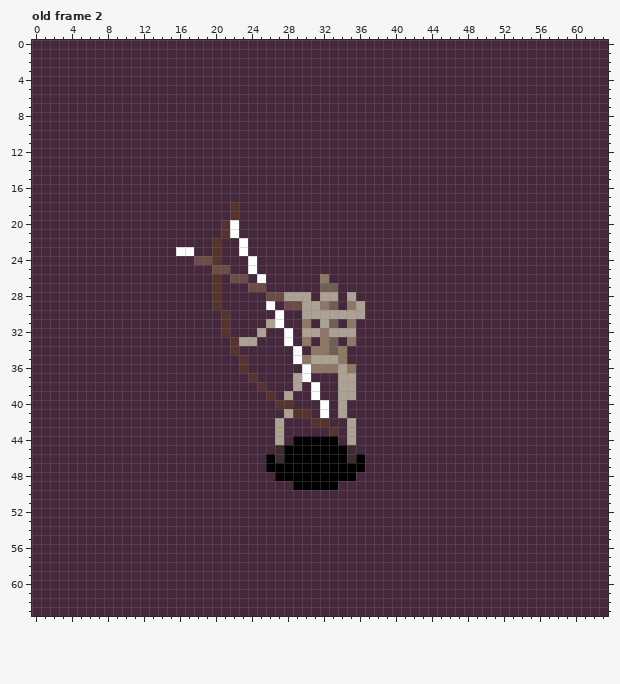
Two states of a pixel-art file, assets/aseprite/skeleton/skeleton_ranged_bow_attack.ase. This is how it looked before the edit.
64x64 pixels, 3 frames. Shown: old frame 2.
The result:
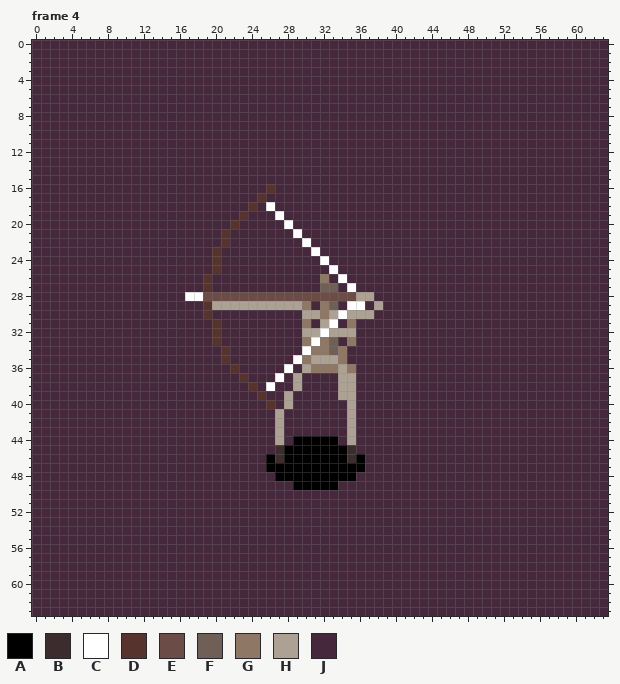
Palette (. is transparent): A #000000  B #3d2c2e  C #ffffff  D #56342d  E #6c4c46  F #705f57  G #8f7765  H #ada194  J #45283c
A new or re-ordered frame is compared with the old frame closest to it.
Commit message: Skeleton bow attack animation - body frames almost done
Changes in this commit:
frames 3 -> 4
--- frame 4 is new; against old frame 2
@@ x 14..40 @@
 15 JJJJJJJJJJJJJJJJJJJJJJJJJJJ
-16 JJJJJJJJJJJJJJJJJJJJJJJJJJJ
-17 JJJJJJJJJJJJJJJJJJJJJJJJJJJ
-18 JJJJJJJJDJJJJJJJJJJJJJJJJJJ
-19 JJJJJJJJDJJJJJJJJJJJJJJJJJJ
-20 JJJJJJJDCJJJJJJJJJJJJJJJJJJ
-21 JJJJJJJDCJJJJJJJJJJJJJJJJJJ
-22 JJJJJJDJJCJJJJJJJJJJJJJJJJJ
-23 JJCCJJDJJCJJJJJJJJJJJJJJJJJ
-24 JJJJEEDJJJCJJJJJJJJJJJJJJJJ
-25 JJJJJJEEJJCJJJJJJJJJJJJJJJJ
-26 JJJJJJDJEEJCJJJJJJGJJJJJJJJ
-27 JJJJJJDJJJEEJJJJJJFFJJJJJJJ
-28 JJJJJJDJJJJJEEHHHJHHJHJJJJJ
-29 JJJJJJDJJJJJCJEEHHGFJGHJJJJ
-30 JJJJJJJDJJJJJCJJHHHHHHHJJJJ
-31 JJJJJJJDJJJJHCJJGJHFJGJJJJJ
-32 JJJJJJJDJJJHJJCJHHGHHHJJJJJ
-33 JJJJJJJJDHHJJJCJGJGFJGJJJJJ
-34 JJJJJJJJDJJJJJJCJGGFGJJJJJJ
-35 JJJJJJJJJDJJJJJCGHHHGJJJJJJ
-36 JJJJJJJJJDJJJJJJCGGGHGJJJJJ
-37 JJJJJJJJJJDJJJJHCJJJHHJJJJJ
-38 JJJJJJJJJJJDJJJHJCJJHHJJJJJ
-39 JJJJJJJJJJJJDJHJJCJJHHJJJJJ
-40 JJJJJJJJJJJJJDDJJJCJHJJJJJJ
-41 JJJJJJJJJJJJJJHDDJCJHJJJJJJ
-42 JJJJJJJJJJJJJHJJJDDJJHJJJJJ
-43 JJJJJJJJJJJJJHJJJJJDJHJJJJJ
+16 JJJJJJJJJJJJDJJJJJJJJJJJJJJ
+17 JJJJJJJJJJJDJJJJJJJJJJJJJJJ
+18 JJJJJJJJJJDJCJJJJJJJJJJJJJJ
+19 JJJJJJJJJDJJJCJJJJJJJJJJJJJ
+20 JJJJJJJJDJJJJJCJJJJJJJJJJJJ
+21 JJJJJJJDJJJJJJJCJJJJJJJJJJJ
+22 JJJJJJJDJJJJJJJJCJJJJJJJJJJ
+23 JJJJJJDJJJJJJJJJJCJJJJJJJJJ
+24 JJJJJJDJJJJJJJJJJJCJJJJJJJJ
+25 JJJJJJDJJJJJJJJJJJJCJJJJJJJ
+26 JJJJJDJJJJJJJJJJJJGJCJJJJJJ
+27 JJJJJDJJJJJJJJJJJJFFJCJJJJJ
+28 JJJCCEEEEEEEEEEEEEEEEEHHJJJ
+29 JJJJJDHHHHHHHHHHGJGFJCCJHJJ
+30 JJJJJDJJJJJJJJJJHHGHCHHHJJJ
+31 JJJJJJDJJJJJJJJJGJHCJGJJJJJ
+32 JJJJJJDJJJJJJJJJHHCHHHJJJJJ
+33 JJJJJJDJJJJJJJJJGCGFJGJJJJJ
+34 JJJJJJJDJJJJJJJJCGGFGJJJJJJ
+35 JJJJJJJDJJJJJJJCGHHHGJJJJJJ
+36 JJJJJJJJDJJJJJCJHGGGHGJJJJJ
+37 JJJJJJJJJDJJJCJHJJJJHHJJJJJ
+38 JJJJJJJJJJDJCJJHJJJJHHJJJJJ
+39 JJJJJJJJJJJDJJHJJJJJHHJJJJJ
+40 JJJJJJJJJJJJDJHJJJJJJHJJJJJ
+41 JJJJJJJJJJJJJHJJJJJJJHJJJJJ
+42 JJJJJJJJJJJJJHJJJJJJJHJJJJJ
+43 JJJJJJJJJJJJJHJJJJJJJHJJJJJ
 44 JJJJJJJJJJJJJHJAAAAAJHJJJJJ
Pixel boxes of the changes (left, top, right, bottom) in both pictures:
changed: (176, 184, 383, 436)
